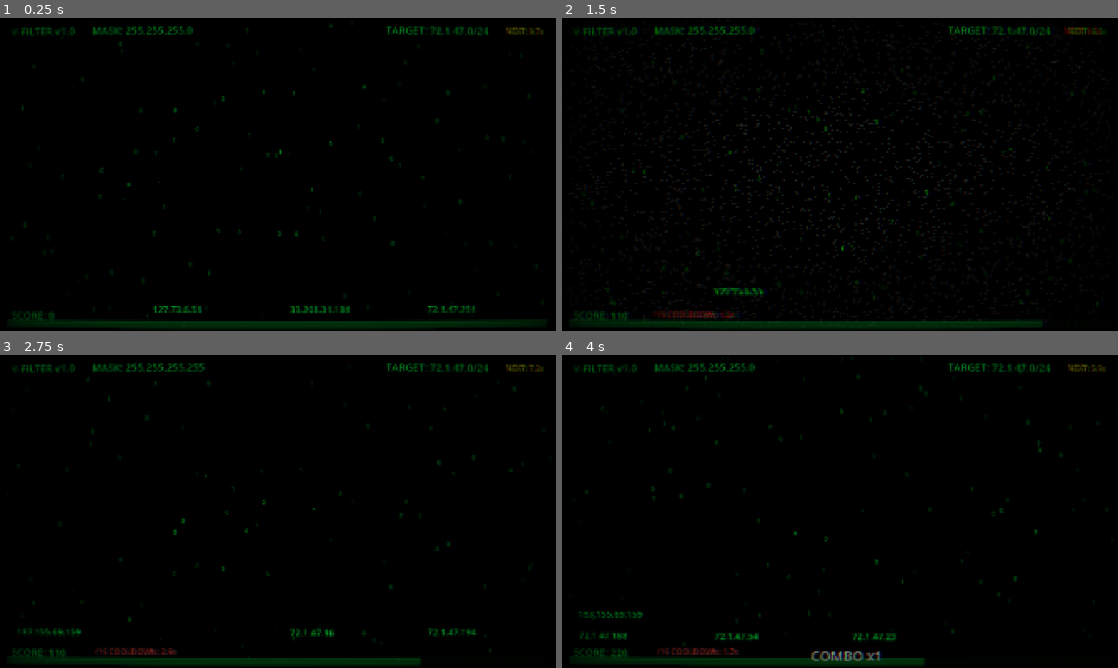
Above: before the commit, frames 1-4 (two rows, left to right).
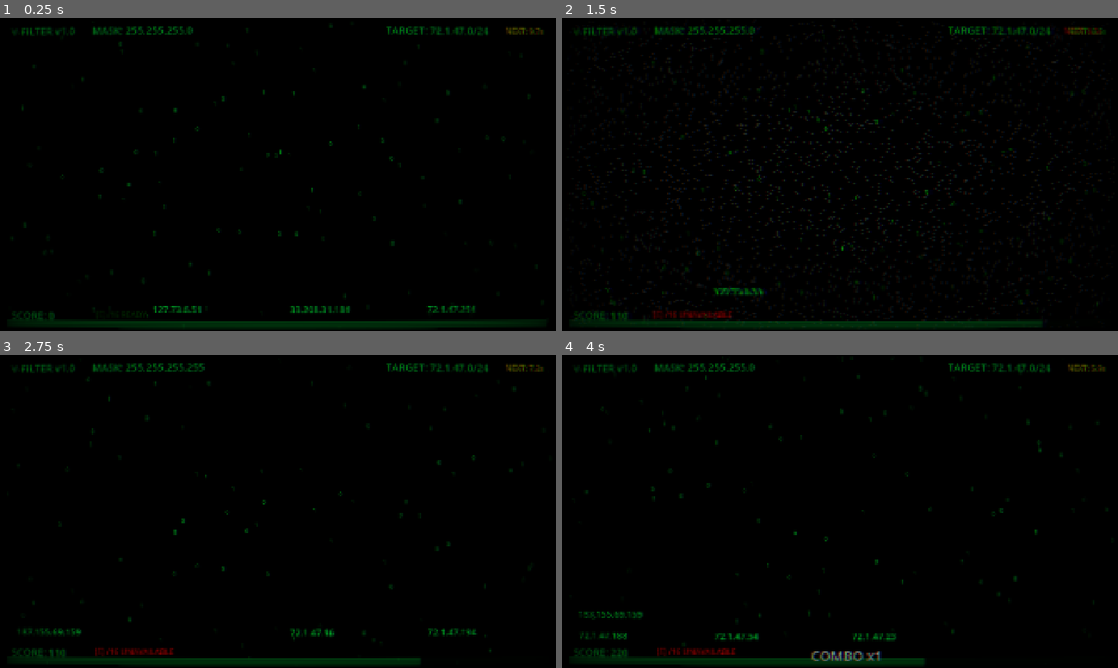
Above: after the commit, the same moments.

Repository: notlsd/v
Game: Godot game, scene res://scenes/main/main.tscn
Two runs of this game, one before a commit and one after it. Both use one fixed random seed, a clock stepped at 60 frames per second and the inputs below.
Inputs (mouse positions are in pixels of both pictures, inside the frame that each line leads up to):
- Up to frame 1 (0.25 s): no input
- Up to frame 2 (1.5 s): move the mouse to (1051, 305) at 0.52 s; hold E (mask_16) 0.53-1.28 s; click (1051, 305) at 0.67 s; move the mouse to (906, 296) at 1.27 s; tap W (mask_24) at 1.35 s; click (906, 296) at 1.42 s
- Up to frame 3 (2.75 s): move the mouse to (211, 621) at 2.02 s; hold Q (mask_32) from 2.03 s (still down); click (211, 621) at 2.17 s
- Up to frame 4 (4 s): move the mouse to (1051, 633) at 2.77 s; release Q (mask_32) at 2.78 s; tap E (mask_16) at 2.85 s; click (1051, 633) at 2.92 s; move the mouse to (906, 621) at 3.52 s; hold W (mask_24) from 3.53 s (still down); click (906, 621) at 3.67 s

The runs differ from the first frame. In frame 1, less than 0.1% of the frame differs, in the area x 22-26%, y 94-96%; in frame 2, 0.1%; in frame 3, 0.1%; in frame 4, 0.2%, in the area x 17-32%, y 93-97%.

Commit message:
fix: /16 大招状态指示器
- 可用时显示绿色 READY
- 不可用时显示红色 UNAVAILABLE
- 使用 modulate 修复颜色覆盖问题

Diff:
--- a/project_v/scenes/ui/terminal_hud.tscn
+++ b/project_v/scenes/ui/terminal_hud.tscn
@@ -84,12 +84,11 @@
 label_settings = SubResource("LabelSettings_1")
 
 [node name="CooldownLabel" type="Label" parent="Footer"]
-visible = false
 layout_mode = 0
 offset_left = 320.0
 offset_right = 600.0
 offset_bottom = 35.0
-text = "/16 COOLDOWN: 5.0s"
+text = "[E] /16 ✓ READY"
 label_settings = SubResource("LabelSettings_cooldown")
 
 [node name="ComboLabel" type="Label" parent="Footer"]
--- a/project_v/scripts/ui/terminal_hud.gd
+++ b/project_v/scripts/ui/terminal_hud.gd
@@ -31,14 +31,16 @@
 
 
 func _process(_delta: float) -> void:
-	# 更新 /16 冷却显示
+	# 更新 /16 状态显示（始终显示）
 	var cooldown = GameManager.get_mask_16_cooldown()
 	if cooldown_label:
 		if cooldown > 0:
-			cooldown_label.text = "/16 COOLDOWN: %.1fs" % cooldown
-			cooldown_label.visible = true
+			cooldown_label.text = "[E] /16 UNAVAILABLE"
+			cooldown_label.modulate = Color.RED
 		else:
-			cooldown_label.visible = false
+			cooldown_label.text = "[E] /16 READY"
+			cooldown_label.modulate = Color.GREEN
+		cooldown_label.visible = true
 
 	# 更新目标切换倒计时
 	if target_timer_label:
